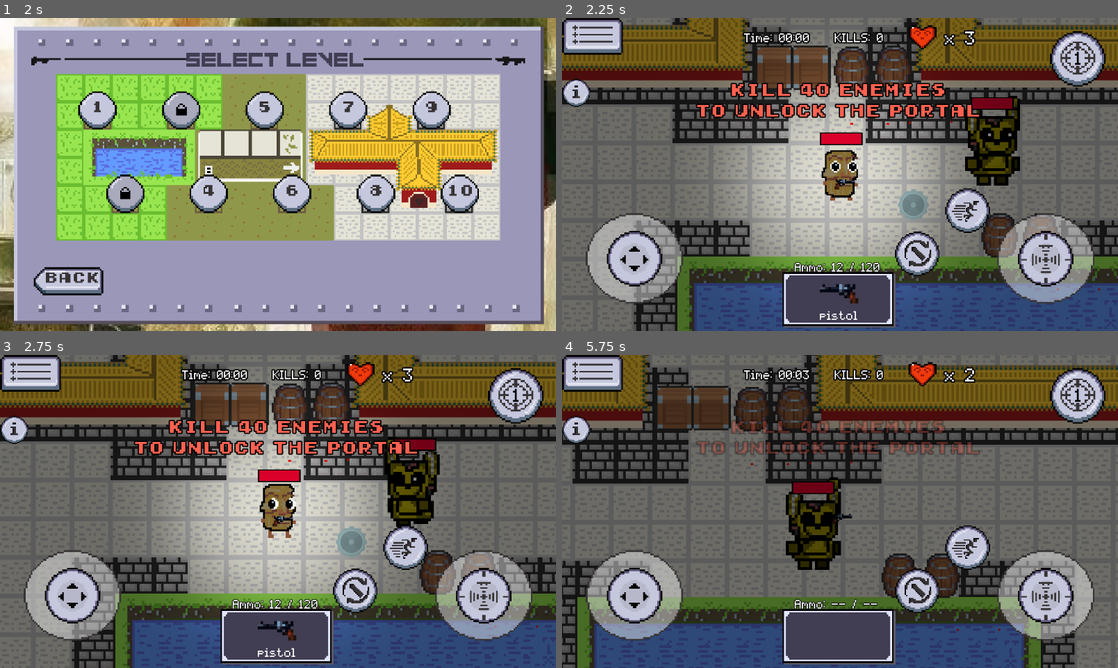
Above: before the commit, frames 1-4 (two rows, left to right).
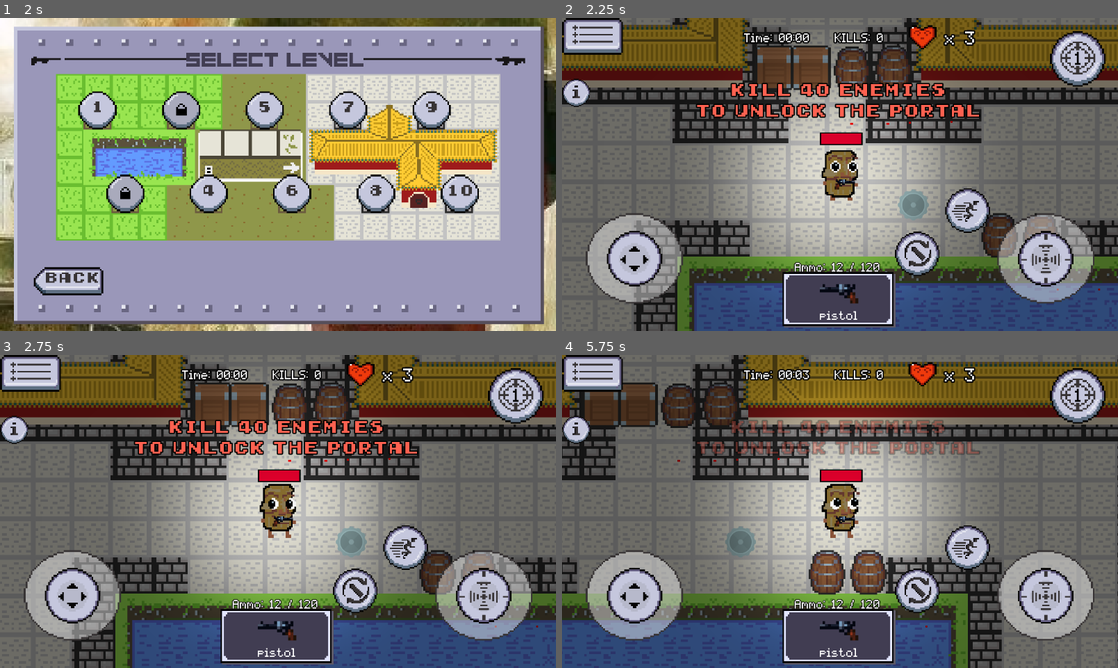
Above: after the commit, the same moments.

Repository: adrian-magsino/Brainrot-Game
Game: Godot game, scene res://main_scene.tscn
Same seed, same stepped clock (60 frames per second), same inputs: the game is played once before the commit and once after it. Sound files missing from this copy of the repository are replaced by a short silence.
Inputs (mouse positions are in pixels of both pictures, inside the frame that each line leads up to):
- Up to frame 1 (2 s): click (122, 96) at 0.5 s; click (278, 155) at 1.25 s
- Up to frame 2 (2.25 s): click (1023, 193) at 2 s
- Up to frame 3 (2.75 s): no input
- Up to frame 4 (5.75 s): tap Enter at 2.75 s; move the mouse to (962, 495) at 2.77 s; hold D (move_right) 2.78-3.5 s; hold Q (interact) 2.78-3.5 s; click (962, 495) at 2.92 s; drag from (728, 527) to (840, 511) at 3.52 s; move the mouse to (895, 442) at 4.27 s; press the mouse at (895, 442) at 4.28 s; hold D (move_right) 4.28-5 s; release the mouse at (895, 442) at 5 s; drag from (812, 574) to (795, 405) at 5.02 s

Frame 1 is identical in both runs. In frame 2, 2.2% of the frame differs, in the area x 72-83%, y 24-54%; in frame 3, 2.0%; in frame 4, 46%, in the area x 0-100%, y 0-100%.

Commit message:
removed test bot

Diff:
--- a/Scenes/Levels/Level_10.tscn
+++ b/Scenes/Levels/Level_10.tscn
@@ -301,6 +301,3 @@
 
 [node name="PlayerSpawnPoint3" parent="." instance=ExtResource("33_l2rhb")]
 position = Vector2(3393, 4104)
-
-[node name="SpringTrapEnemyBot" parent="." instance=ExtResource("13_ojdic")]
-position = Vector2(2970, 2637)
